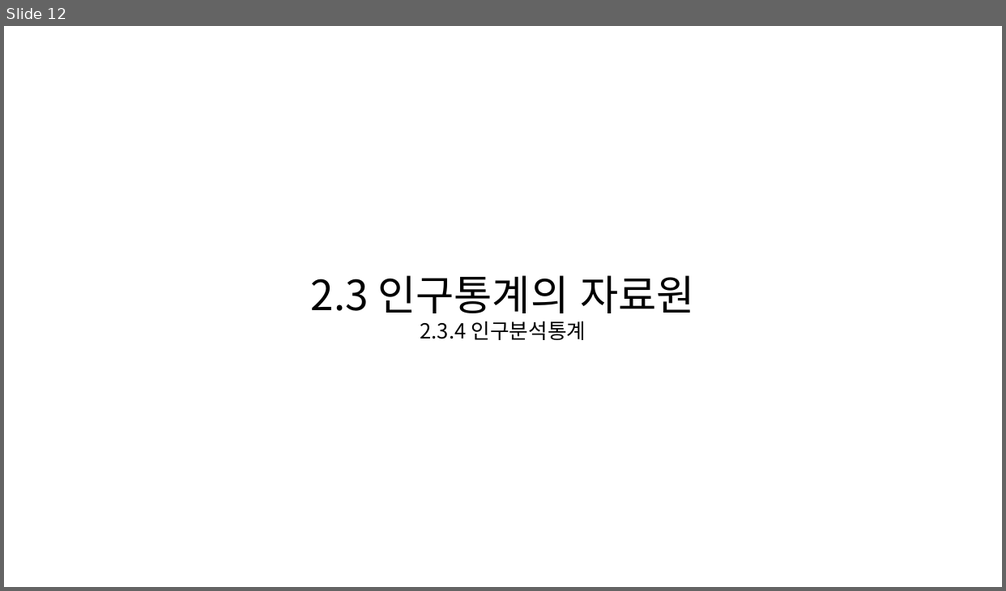
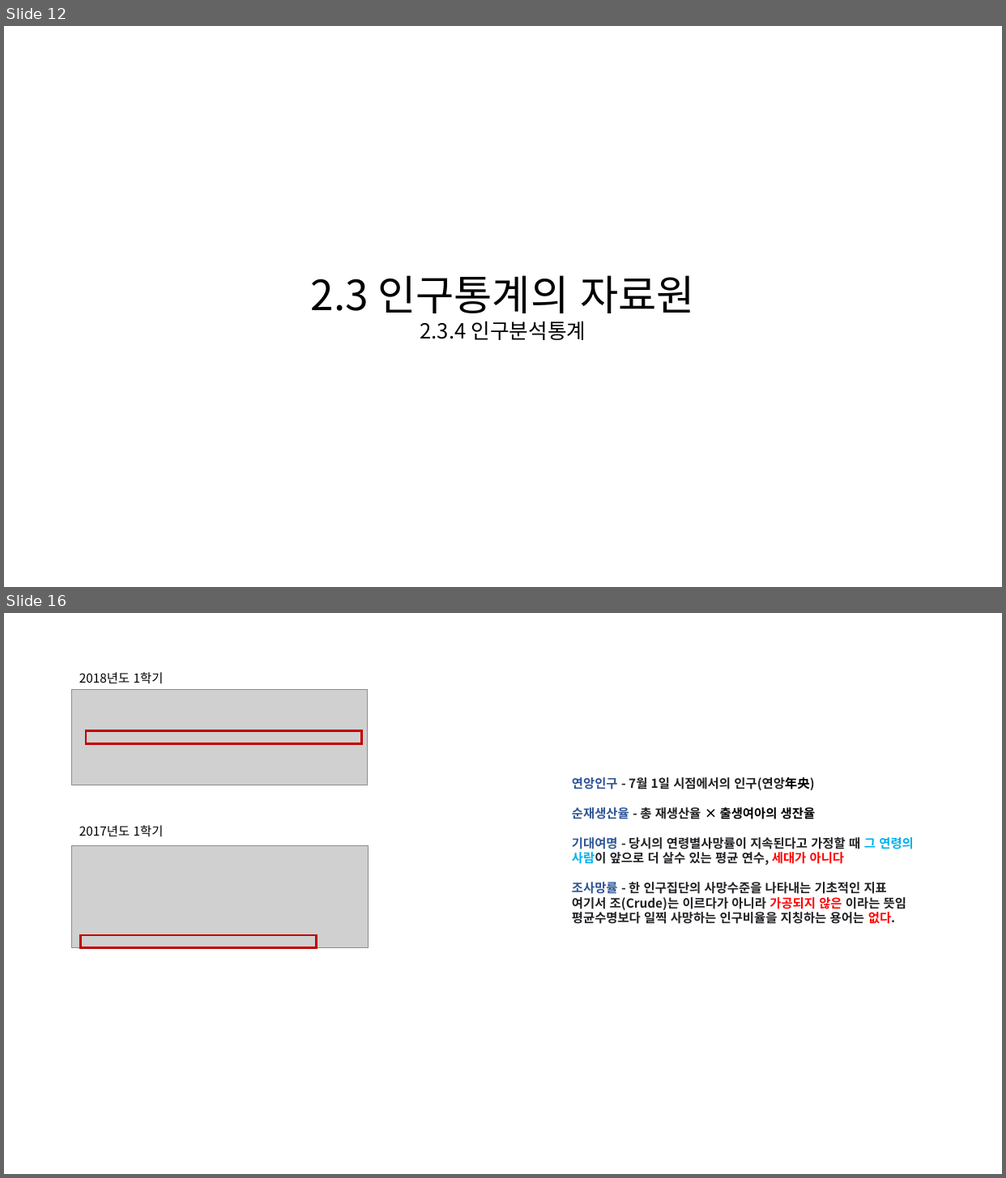
Before and after one commit to KNOU-STUDY/KNOU-UNDERSTANDING-NATIONAL-STATISTICS, a slide deck: previous_question/2장-인구통계.pptx. Shown one above the other, each under a label of ours: slide 12 before the commit, slides 12 and 16 after it; the slides between them are not shown. The pictures are 1006x591 and 1006x1178 pixels, drawn with LibreOffice and Linux fonts; fonts in the diff are those of the drawing; grey boxes stand for pictures. Boxes give left, top, right and bottom in pixels: in the first picture for what was removed or moved away, otherwise in the second. Text is boxed around its words. In the diff, an @@ line names an element or a change of style, - is before the commit and + after.

```diff
--- a/previous_question/2장-인구통계.pptx
+++ b/previous_question/2장-인구통계.pptx
@@ slide 16 added at (4, 613, 1002, 1174), background #FFFFFF @@
@@ text added at (79, 672, 164, 684), 12 pt, text #000000 @@
+2018년도 1학기
@@ picture added at (72, 689, 368, 786) @@
@@ rectangle added at (86, 730, 362, 743), outline #C00000 2 pt @@
@@ text added at (572, 777, 913, 924), 12 pt, text #202124, bold @@
+연앙인구 - 7월 1일 시점에서의 인구(연앙年央)
+순재생산율 - 총 재생산율 × 출생여아의 생잔율
+기대여명 - 당시의 연령별사망률이 지속된다고 가정할 때 그 연령의 사람이 앞으로 더 살수 있는 평균 연수, 세대가 아니다
+조사망률 - 한 인구집단의 사망수준을 나타내는 기초적인 지표
+여기서 조(Crude)는 이르다가 아니라 가공되지 않은 이라는 뜻임
+평균수명보다 일찍 사망하는 인구비율을 지칭하는 용어는 없다.
@@ text added at (79, 825, 164, 837), 12 pt, text #000000 @@
+2017년도 1학기
@@ picture added at (72, 845, 368, 948) @@
@@ rectangle added at (80, 935, 316, 948), outline #C00000 2 pt @@
```
Also in this commit, not shown: 2 slides changed, 4 other slides added.
